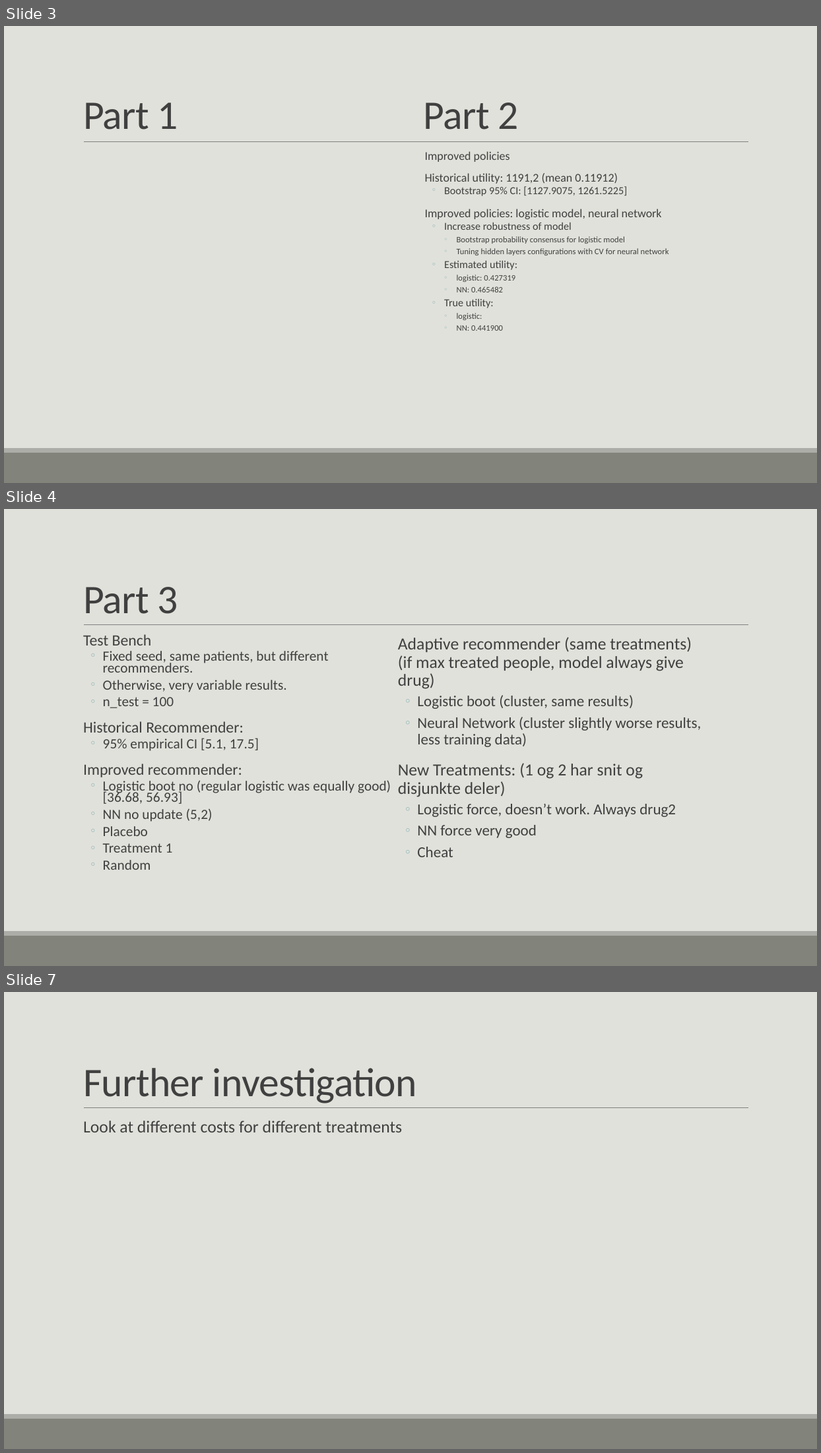
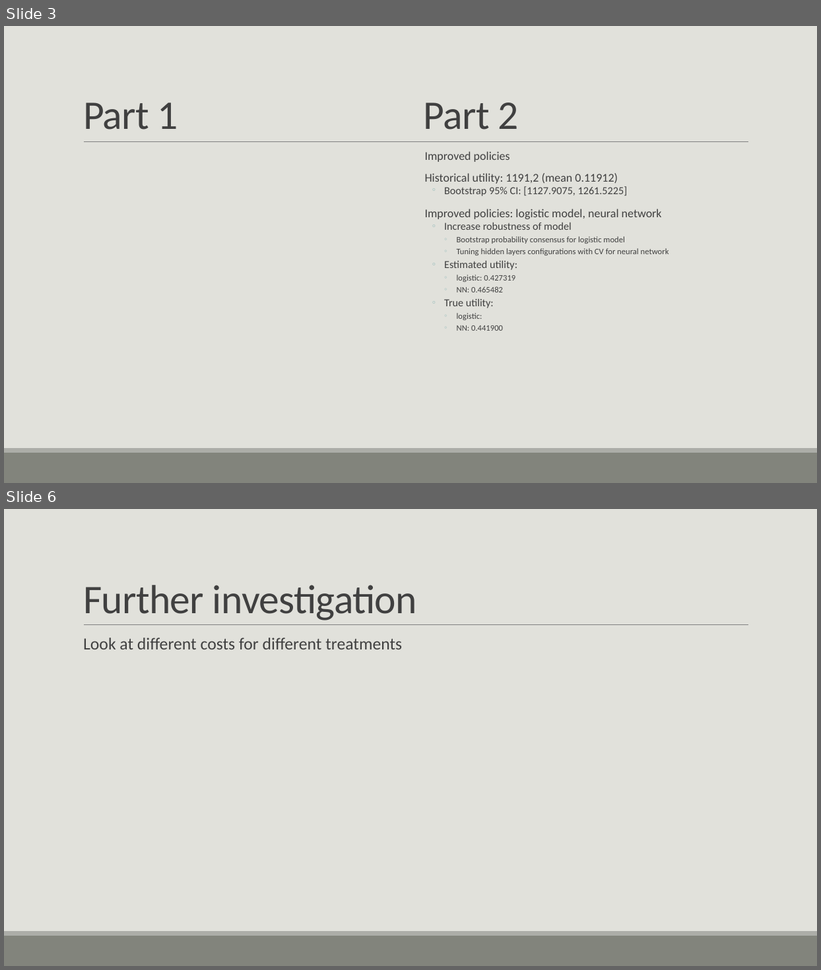
Before and after one commit to lholsen96/ml-society-science, a slide deck: src/project2/Part3/Medical project.pptx. Shown one above the other, each under a label of ours: slides 3, 4 and 7 before the commit, slides 3 and 6 after it; the slides between them are not shown. The pictures are 821x1453 and 821x970 pixels, drawn with LibreOffice and Linux fonts; fonts in the diff are those of the drawing; grey boxes stand for pictures. Boxes give left, top, right and bottom in pixels: in the first picture for what was removed or moved away, otherwise in the second. Text is boxed around its words. In the diff, an @@ line names an element or a change of style, - is before the commit and + after.

```diff
--- a/src/project2/Part3/Medical project.pptx
+++ b/src/project2/Part3/Medical project.pptx
@@ slide 4 removed at (4, 509, 817, 966), background #E1E1DB; not listed: 3 template elements that a slide beside it also shows @@
@@ title removed at (83, 587, 178, 614) @@
-Part 3
@@ text removed at (83, 634, 391, 870) @@
-  Test Bench
-  ◦ Fixed seed, same patients, but different recommenders.
-  ◦ Otherwise, very variable results.
-  ◦ n_test = 100
-  Historical Recommender:
-  ◦ 95% empirical CI [5.1, 17.5]
-  Improved recommender:
-  ◦ Logistic boot no (regular logistic was equally good) [36.68, 56.93]
-  ◦ NN no update (5,2)
-  ◦ Placebo
-  ◦ Treatment 1
-  ◦ Random
@@ text removed at (398, 637, 701, 857) @@
-  Adaptive recommender (same treatments) (if max treated people, model always give drug)
-  ◦ Logistic boot (cluster, same results)
-  ◦ Neural Network (cluster slightly worse results, less training data)
-  New Treatments: (1 og 2 har snit og disjunkte deler)
-  ◦ Logistic force, doesn’t work. Always drug2
-  ◦ NN force very good
-  ◦ Cheat
@@ what was slide 7 is now slide 6 @@
```
Also in this commit, not shown: 3 slides changed, 1 slide added, 3 other slides removed.
